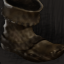
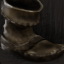
Before/after of a w=64, h=64 layered artwork. What changed in the layer stack:
added layer "Calque 5" (soft light) above "Calque 7" over (0, 0, 64, 58)
added layer "Calque 7" (soft light) above "Calque 6" over (0, 0, 58, 59)
added layer "Calque 6" (soft light, 82%) above "Calque 4" over (2, 0, 64, 64)
added layer "Calque 4" (screen) above "Calque 3" over (0, 15, 60, 53)
"Calque 3": opacity 100% → 59% over (0, 4, 64, 63)
